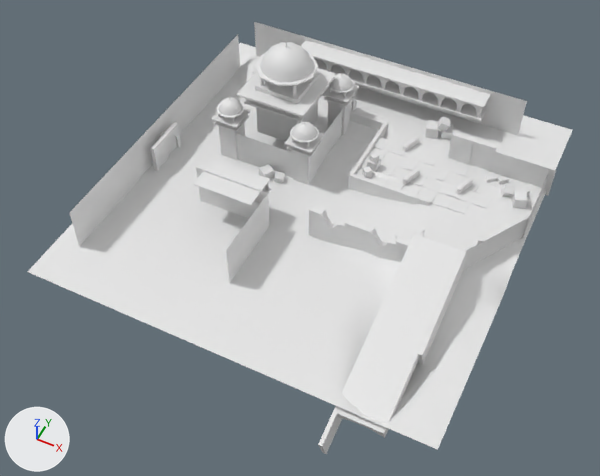
One commit to the OBJ model Assets/LV1(1-8)/lv1-7/Combined Mobile/Diffuse Mesh.obj: the scene before it, then after it.
Both versions are drawn from a 50 mm lens placed at (-42.5, -309.6, 139.6), pointed at (-99.4, -195.8, -2.6). Lighting does not change. The marker at lower left points along +X, +Y and +Z. Where no turn or scale is listed for an object, it has been applied to the vertices. Vertices at the same position are counted once.

Names of what the first picture shows: 'Diffuse Mesh'.
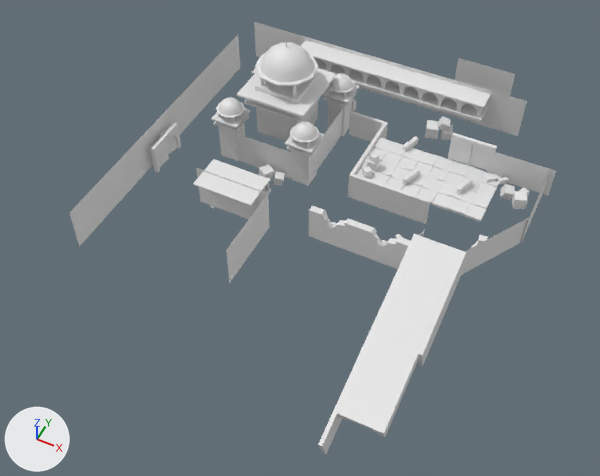
Location of each change, [x1, y1, x2, y2] in pixels of the pictures (600 x 476 px):
```json
{"object": "Diffuse Mesh", "change": "reshaped", "before": [28, 22, 573, 454], "after": [70, 22, 556, 454], "on screen": "11% narrower"}
{"part": 1, "of": "me_diffuse_mesh", "change": "added", "after": [455, 58, 515, 96]}
{"part": 2, "of": "me_diffuse_mesh", "change": "deleted", "before": [28, 43, 573, 450]}
```

Scene script edits in JSON lines:
```json
{"block": "me_diffuse_mesh", "where": "me_diffuse_mesh.from_pydata(...)  # 4601 vertices, 8051 faces; spans x -149.9..-52.1, y -238.3..-133.9, z -14.7..26.9"}
{"block": "me_diffuse_mesh", "where": "# used by ob_diffuse_mesh; location = (0.0, 0.0, 0.0)"}
{"block": "me_diffuse_mesh", "change": "me_diffuse_mesh part 1: the loose piece of 4 vertices spanning x -79.7..-64.6, y -142.2, z -0.2..11.0 is copied, and the copy is moved by (-5.7, 9.2, 0.0); it spans x -85.3..-70.3, y -133.1, z -0.2..11.0"}
{"block": "me_diffuse_mesh", "change": "me_diffuse_mesh part 2: the loose piece of 1024 vertices spanning x -149.9..-52.8, y -231.0..-133.9, z -8.0..0.4 is deleted"}
```
